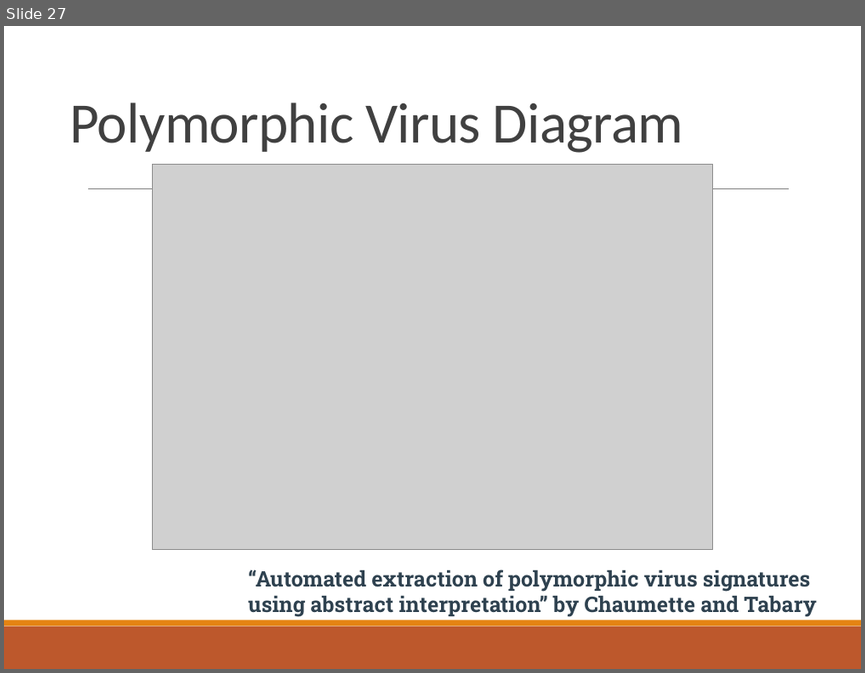
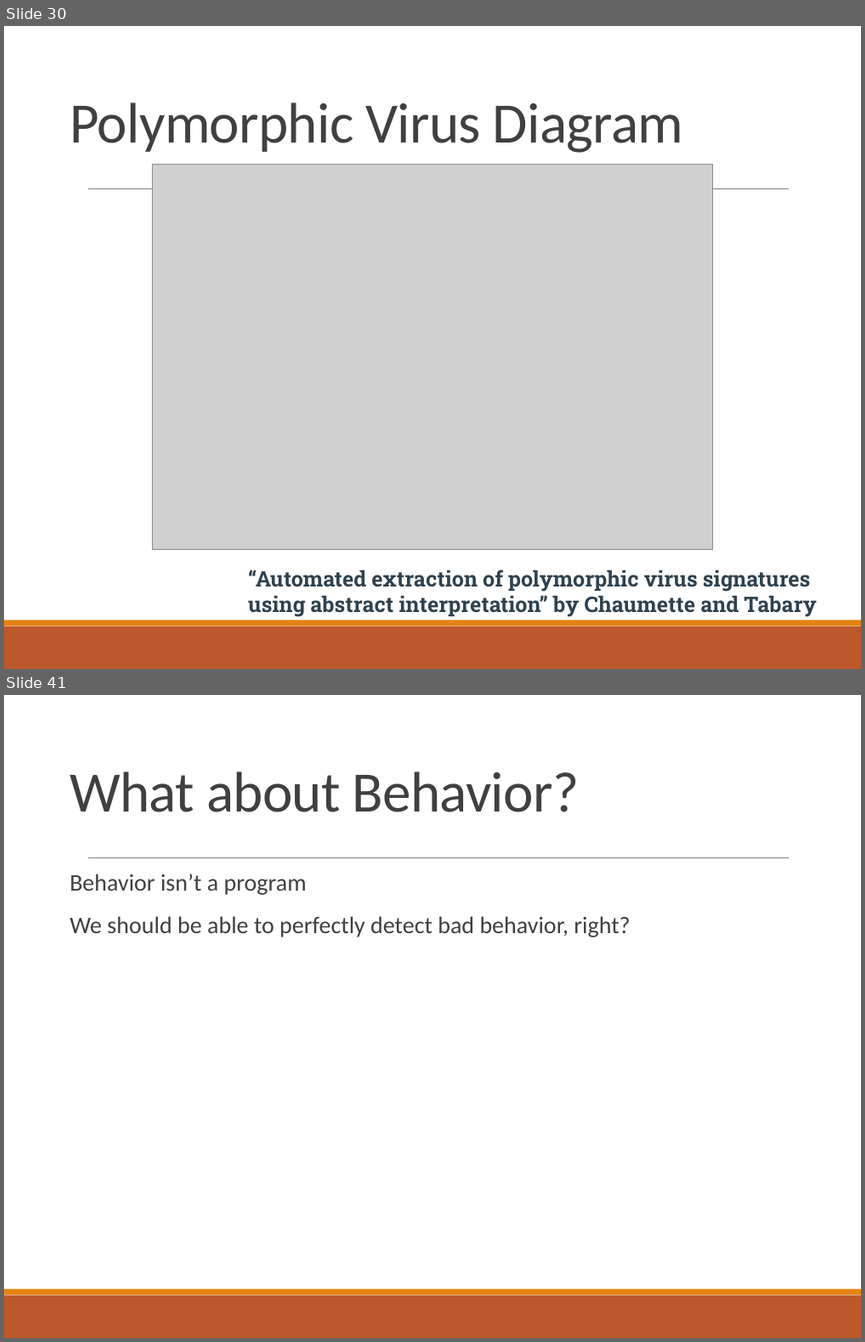
Before and after one commit to CrimsonVista/UTAustin-Courses, a slide deck: 2020fa_cs361s/lectures/20201026_malicious_software.pptx. Shown one above the other, each under a label of ours: slide 27 before the commit, slides 30 and 41 after it; the slides between them are not shown. The pictures are 865x673 and 865x1342 pixels, drawn with LibreOffice and Linux fonts; fonts in the diff are those of the drawing; grey boxes stand for pictures. Boxes give left, top, right and bottom in pixels: in the first picture for what was removed or moved away, otherwise in the second. Text is boxed around its words. In the diff, an @@ line names an element or a change of style, - is before the commit and + after.

```diff
--- a/2020fa_cs361s/lectures/20201026_malicious_software.pptx
+++ b/2020fa_cs361s/lectures/20201026_malicious_software.pptx
@@ slide 41 added at <box>4,695,861,1338</box>, background #FFFFFF; not listed: 3 template elements that a slide beside it also shows @@
@@ title added at <box>69,771,579,812</box>, 48 pt, text #404040 @@
+What about Behavior?
@@ text added at <box>69,873,630,937</box>, 20 pt, text #404040 @@
+  Behavior isn’t a program
+  We should be able to perfectly detect bad behavior, right?
@@ what was slide 27 is now slide 30 @@
```
Also in this commit, not shown: 4 slides changed, 17 other slides added, 1 slide removed, 1 other file.
